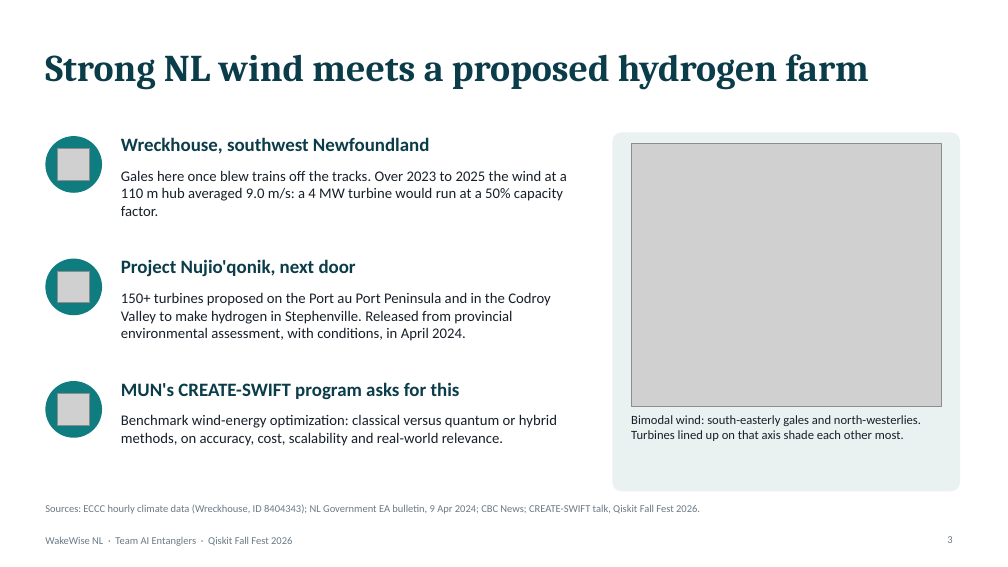
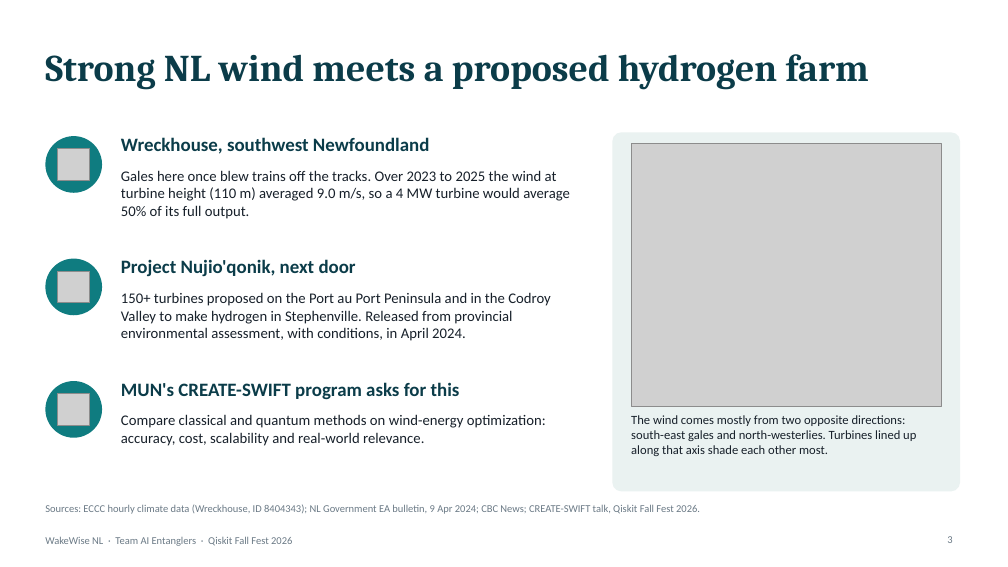
Before and after one commit to mrw-soumik/Qiskit-AI-Entanglers-, a slide deck: slide 3 of slides/WakeWise_NL_AI_Entanglers.pptx. Drawn at 1008x567 pixels with LibreOffice and Linux fonts; fonts in the diff are those of the drawing; grey boxes stand for pictures. Boxes give left, top, right and bottom in pixels: in the first picture for what was removed or moved away, otherwise in the second. Text is boxed around its words. In the diff, an @@ line names an element or a change of style, - is before the commit and + after.

```diff
--- a/slides/WakeWise_NL_AI_Entanglers.pptx
+++ b/slides/WakeWise_NL_AI_Entanglers.pptx
@@ text at bbox=[121, 170, 570, 219]: text changed @@
-Gales here once blew trains off the tracks. Over 2023 to 2025 the wind at a 110 m hub averaged 9.0 m/s: a 4 MW turbine would run at a 50% capacity factor.
+Gales here once blew trains off the tracks. Over 2023 to 2025 the wind at turbine height (110 m) averaged 9.0 m/s, so a 4 MW turbine would average 50% of its full output.
@@ text at bbox=[121, 414, 546, 446]: text changed @@
-Benchmark wind-energy optimization: classical versus quantum or hybrid methods, on accuracy, cost, scalability and real-world relevance.
+Compare classical and quantum methods on wind-energy optimization: accuracy, cost, scalability and real-world relevance.
@@ text at bbox=[631, 415, 916, 456]: text changed @@
-Bimodal wind: south-easterly gales and north-westerlies. Turbines lined up on that axis shade each other most.
+The wind comes mostly from two opposite directions: south-east gales and north-westerlies. Turbines lined up along that axis shade each other most.
```
Also in this commit, not shown: 15 other slides changed, 2 other files.
